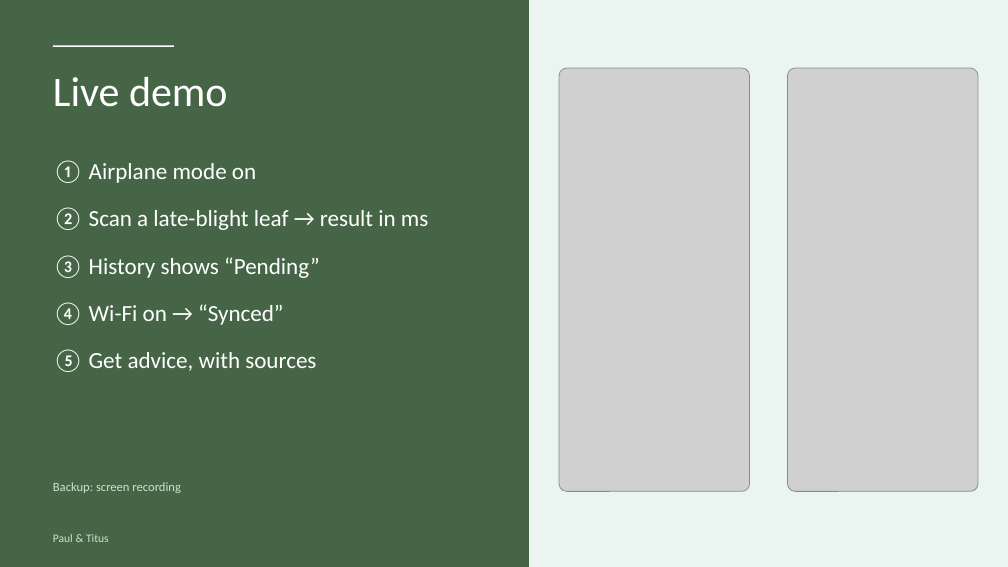
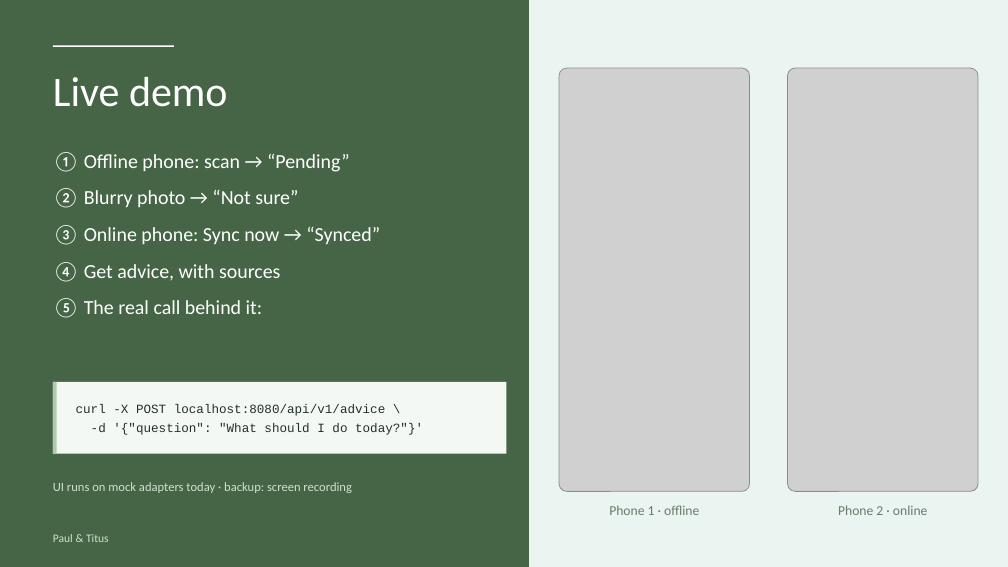
Before and after one commit to Paulmburu/ai-crop-disease-platform, a slide deck: slide 21 of docs/presentation/LeafCheck_FlutterconKE.pptx. Drawn at 1008x567 pixels with LibreOffice and Linux fonts; fonts in the diff are those of the drawing; grey boxes stand for pictures. Boxes give left, top, right and bottom in pixels: in the first picture for what was removed or moved away, otherwise in the second. Text is boxed around its words. In the diff, an @@ line names an element or a change of style, - is before the commit and + after.

```diff
--- a/docs/presentation/LeafCheck_FlutterconKE.pptx
+++ b/docs/presentation/LeafCheck_FlutterconKE.pptx
@@ text at (53,152,380,318): text changed; size 22 to 19 pt @@
-① Airplane mode on
-② Scan a late-blight leaf → result in ms
-③ History shows “Pending”
-④ Wi-Fi on → “Synced”
-⑤ Get advice, with sources
+① Offline phone: scan → “Pending”
+② Blurry photo → “Not sure”
+③ Online phone: Sync now → “Synced”
+④ Get advice, with sources
+⑤ The real call behind it:
@@ rectangle added at (53,382,507,454), fill #F3F8F5 @@
@@ rectangle added at (53,382,57,454), fill #ADCCAD @@
@@ text added at (76,404,423,435), 12 pt, text #24312A @@
+curl -X POST localhost:8080/api/v1/advice \
+-d '{"question": "What should I do today?"}'
@@ text at (53,482,352,493): text changed @@
-Backup: screen recording
+UI runs on mock adapters today · backup: screen recording
@@ text added at (609,505,699,515), 13 pt, text #6B7A6B @@
+Phone 1 · offline
@@ text added at (838,505,928,515), 13 pt, text #6B7A6B @@
+Phone 2 · online
```
Also in this commit, not shown: 11 other slides changed, 1 slide added, 3 other files.
